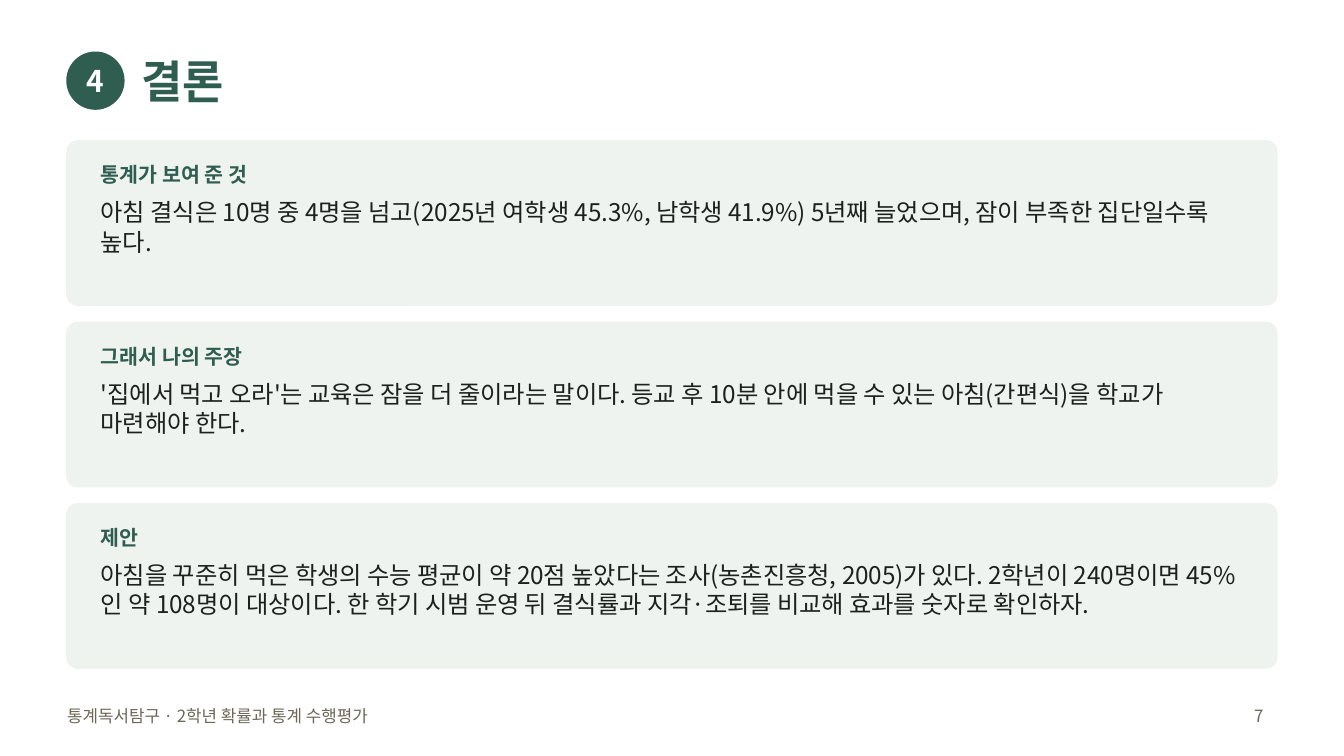
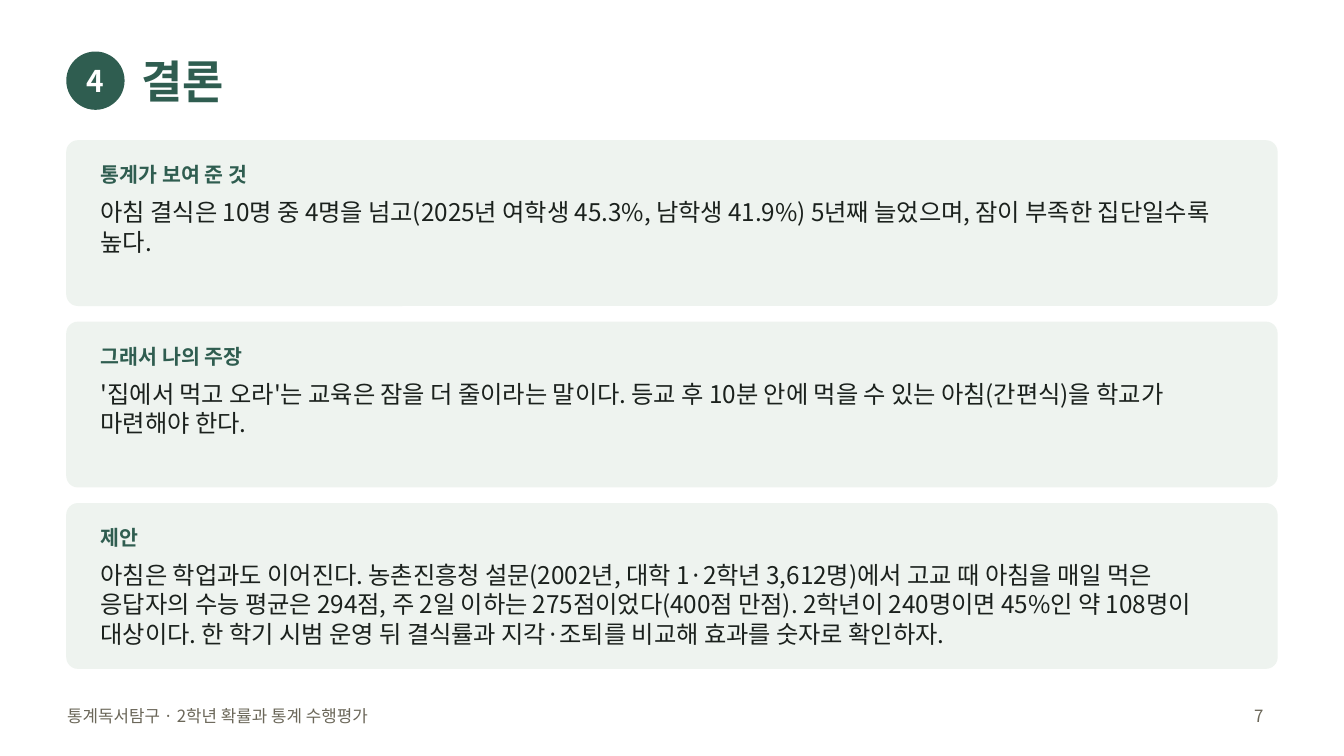
Before and after one commit to jaegeunsongsong/autobot, a slide deck: slide 7 of docs/2026-2학기-통계독서탐구-수행평가/발표예시-간호.pptx. Drawn at 1344x756 pixels with LibreOffice and Linux fonts; fonts in the diff are those of the drawing. Boxes give left, top, right and bottom in pixels: in the first picture for what was removed or moved away, otherwise in the second. Text is boxed around its words. In the diff, an @@ line names an element or a change of style, - is before the commit and + after.

```diff
--- a/docs/2026-2학기-통계독서탐구-수행평가/발표예시-간호.pptx
+++ b/docs/2026-2학기-통계독서탐구-수행평가/발표예시-간호.pptx
@@ text at bbox=[101, 563, 1191, 645]: text changed @@
-아침을 꾸준히 먹은 학생의 수능 평균이 약 20점 높았다는 조사(농촌진흥청, 2005)가 있다. 2학년이 240명이면 45%인 약 108명이 대상이다. 한 학기 시범 운영 뒤 결식률과 지각·조퇴를 비교해 효과를 숫자로 확인하자.
+아침은 학업과도 이어진다. 농촌진흥청 설문(2002년, 대학 1·2학년 3,612명)에서 고교 때 아침을 매일 먹은 응답자의 수능 평균은 294점, 주 2일 이하는 275점이었다(400점 만점). 2학년이 240명이면 45%인 약 108명이 대상이다. 한 학기 시범 운영 뒤 결식률과 지각·조퇴를 비교해 효과를 숫자로 확인하자.
```
Also in this commit, not shown: 1 other slide changed, 11 other files.
